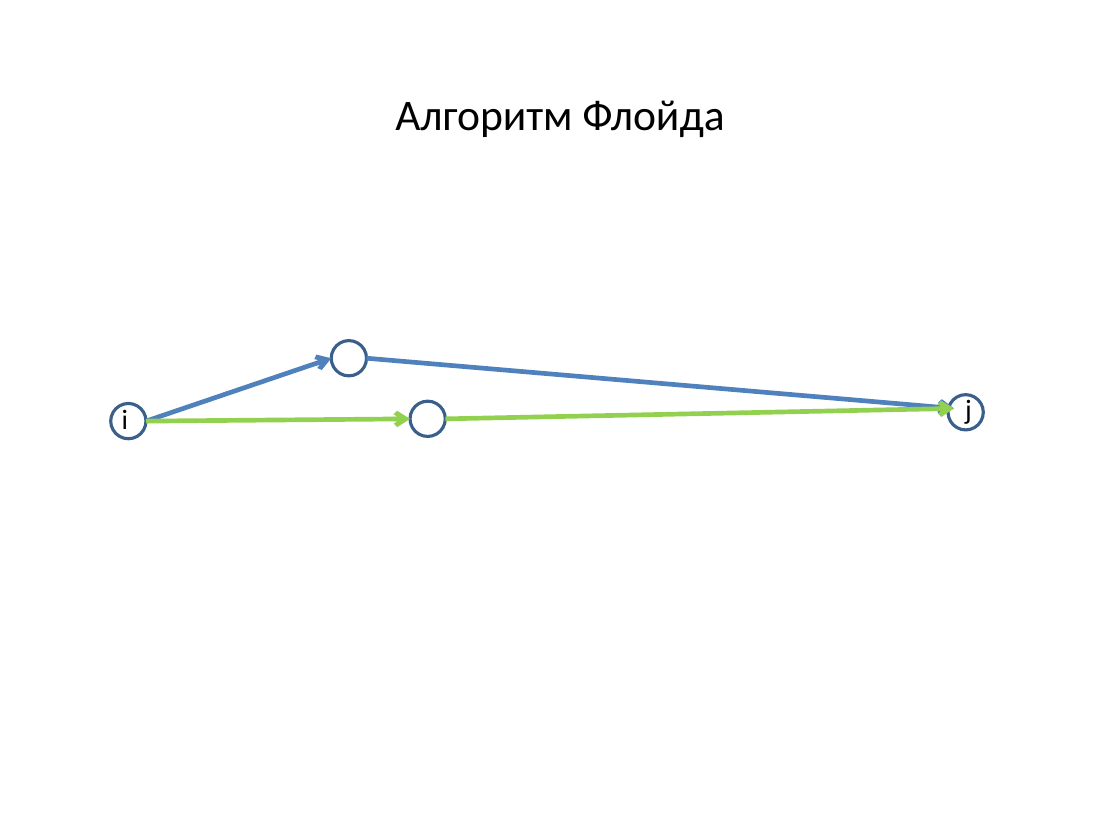
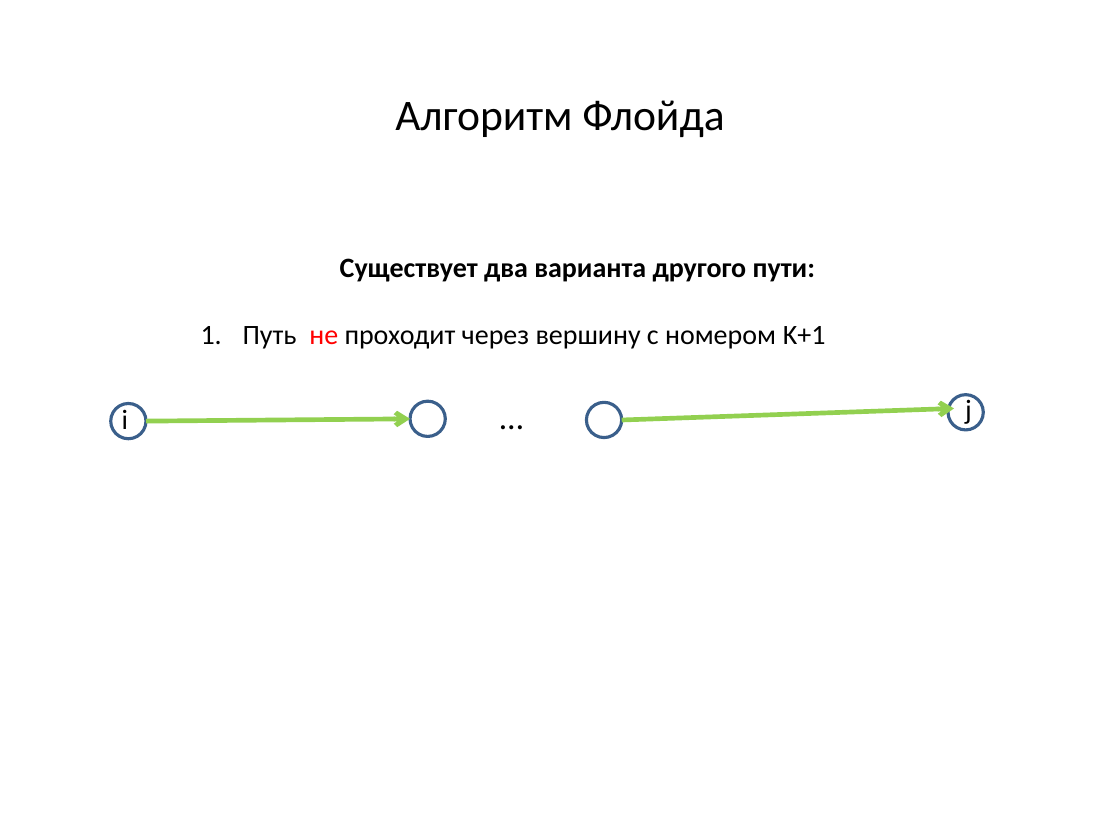
Before and after one commit to SteinbergOB/ANG, a slide deck: slide 37 of Презентации/Лекция 3.pptx (slide 6 before the commit). Drawn at 1120x840 pixels with LibreOffice and Linux fonts; fonts in the diff are those of the drawing. Boxes give left, top, right and bottom in pixels: in the first picture for what was removed or moved away, otherwise in the second. Text is boxed around its words. In the diff, an @@ line names an element or a change of style, - is before the commit and + after.

```diff
--- a/Презентации/Лекция 3.pptx
+++ b/Презентации/Лекция 3.pptx
@@ text added at (243,258,826,349), 18 pt, text #000000 @@
+Существует два варианта другого пути:
+1. Путь не проходит через вершину с номером K+1
@@ arrow removed from (146, 421) to (332, 358) @@
@@ arrow removed from (366, 358) to (954, 409) @@
@@ text added at (472,393,551,437), 21.7 pt, text #000000 @@
+…
@@ ellipse: place and size @@
-ellipse at (332,340,366,375)
+ellipse at (587,402,622,437)
@@ arrow moved from (954, 409) - (446, 419) to (954, 409) - (622, 420) @@
```
Also in this commit, not shown: 21 other slides changed, 26 slides added, 2 other files.
